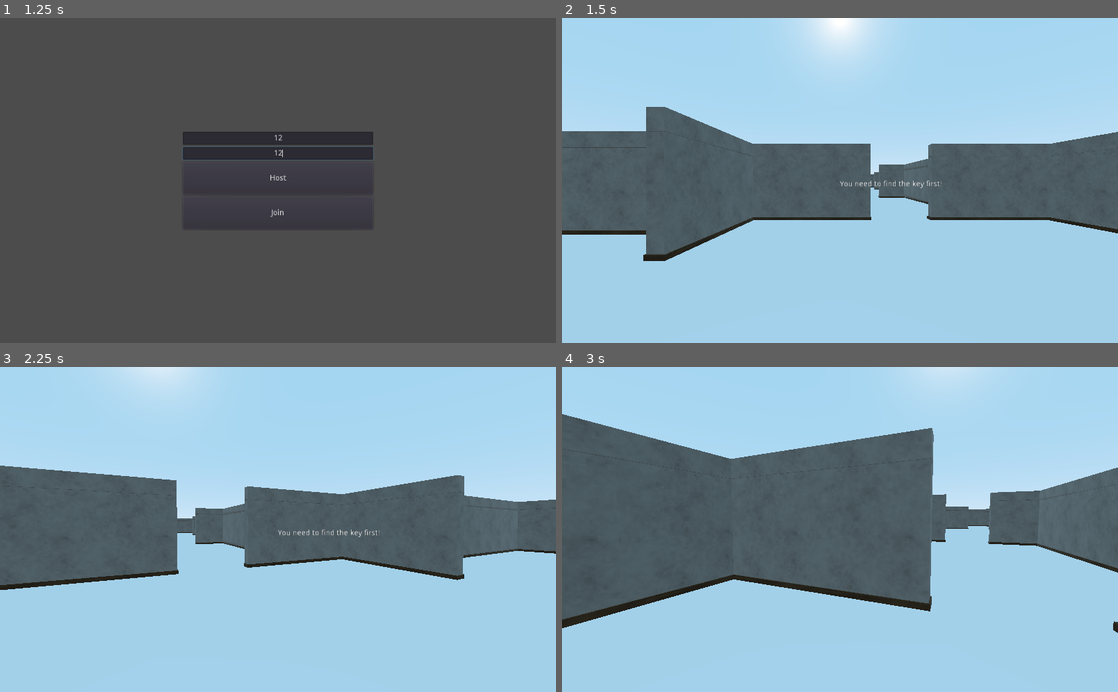
Above: before the commit, frames 1-4 (two rows, left to right).
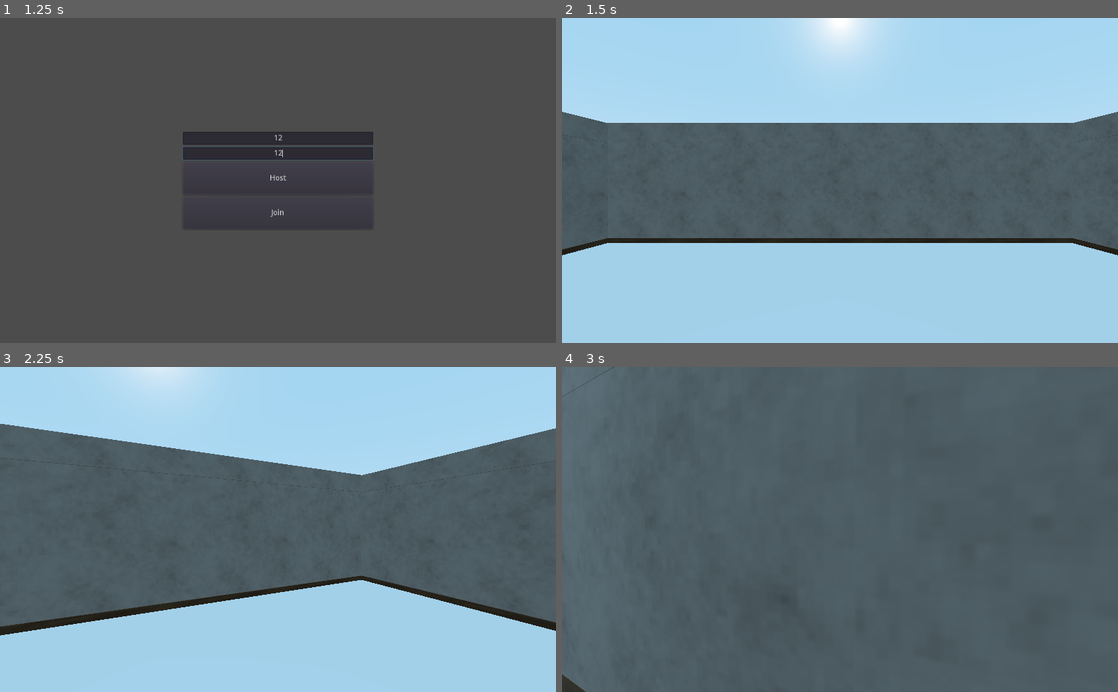
Above: after the commit, the same moments.

Repository: Xwilarg/EscapeTheCrunch
Game: Godot game, scene res://Resources/Scenes/FPSController.tscn
The game is run twice, just before and just after one commit, with the same random seed, the same clock (stepped at 60 frames per second) and the same inputs.
Inputs (mouse positions are in pixels of both pictures, inside the frame that each line leads up to):
- Up to frame 1 (1.25 s): click (278, 138) at 0.52 s; type "12" at 0.6 s; click (278, 154) at 0.75 s; type "12" at 0.83 s
- Up to frame 2 (1.5 s): click "Host" at 1.25 s
- Up to frame 3 (2.25 s): tap Enter at 2 s; move the mouse to (305, 529) at 2.02 s; hold W (move_forward) from 2.03 s (still down); hold E (action) from 2.03 s (still down)
- Up to frame 4 (3 s): keep holding W (move_forward); move the mouse to (812, 529) at 2.77 s; release E (action) at 2.78 s; tap E (action) at 2.85 s

Frame 1 is identical in both runs. In frame 2, 14% of the frame differs, in the area x 0-100%, y 27-75%; in frame 3, 25%; in frame 4, 64%, in the area x 0-100%, y 0-100%.

Commit message:
Add teleportation to spawn

Diff:
--- a/Resources/Scenes/Boss.gd
+++ b/Resources/Scenes/Boss.gd
@@ -67,3 +67,5 @@
 	var result = get_world().direct_space_state.intersect_ray(from, to)
 	if result and "Player" in result.collider.name:
 		targetOverride = result.collider.translation
+		if global_transform.origin.distance_to(result.collider.global_transform.origin) < 1.1:
+			result.collider.translation = jail.translation
